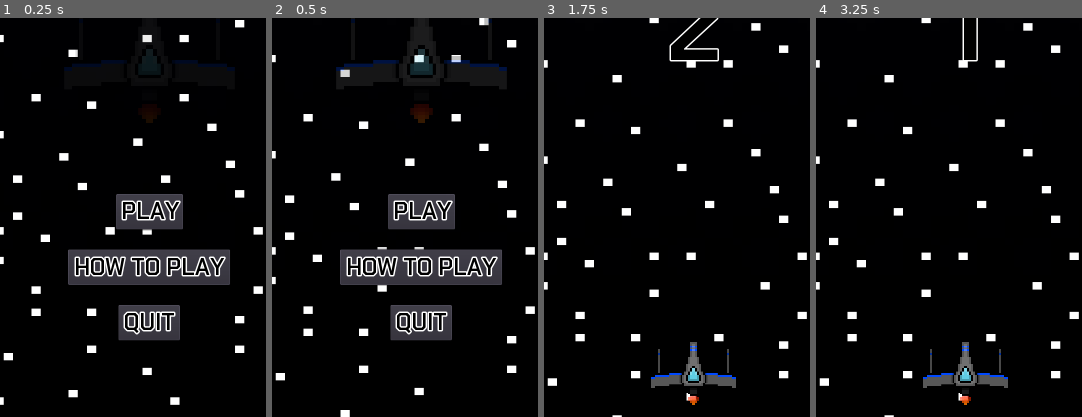
Above: before the commit, frames 1-4 (left to right).
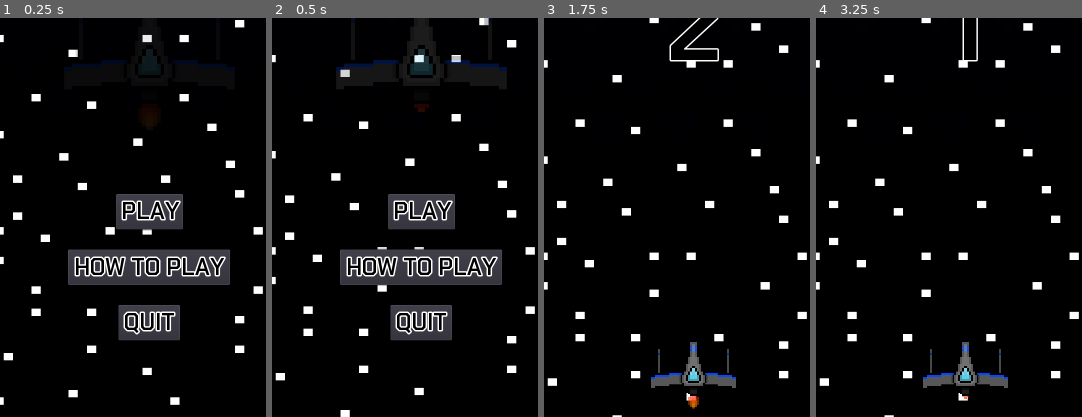
Above: after the commit, the same moments.

Repository: Cecilist/Final-BossFightBulletShooter
Game: Godot game, scene res://src/MainMenu.tscn
Two runs of this game, one before a commit and one after it. Both use one fixed random seed, a clock stepped at 60 frames per second and the inputs below.
Inputs:
- Up to frame 1 (0.25 s): no input
- Up to frame 2 (0.5 s): no input
- Up to frame 3 (1.75 s): click "PLAY" at 0.5 s; tap Enter (play_game) at 1.25 s; hold D (move_right) from 1.28 s (still down); hold Space (shoot) from 1.28 s (still down)
- Up to frame 4 (3.25 s): release D (move_right) at 2.03 s; release Space (shoot) at 2.03 s; hold S (move_down) 2.03-2.78 s; tap Enter (play_game) at 2.1 s; tap Space (shoot) at 2.3 s; hold D (move_right) from 2.78 s (still down); hold Space (shoot) from 2.78 s (still down)
The pictures show only the part of the screen within x 22-72%, y 49-99%; the shares and areas given below are measured in that part.

The runs differ from the first frame. In frame 2, 0.2% of the frame differs, in the area x 51-61%, y 22-27%; in frame 3, less than 0.1%; in frame 4, less than 0.1%.

Commit message:
Despawn bullets when they are no longer needed

Diff:
--- a/project/src/Boss.gd
+++ b/project/src/Boss.gd
@@ -53,5 +53,7 @@
 
 
 # Lowers the boss's health if they are hit
-func _on_Area2D_area_entered(_area):
+#  and removes the bullets that hit them
+func _on_Area2D_area_entered(area):
+		area.queue_free()
 		boss_health -= 10
--- a/project/src/Level.gd
+++ b/project/src/Level.gd
@@ -179,3 +179,8 @@
 func _on_QuitButton_pressed():
 	if won_game == true || game_over == true:
 		get_tree().quit()
+
+
+# Once the bullets are offscreen, they are removed from the game
+func _on_BulletDespawnPoint_area_entered(area):
+	area.queue_free()
--- a/project/src/Level.tscn
+++ b/project/src/Level.tscn
@@ -73,6 +73,9 @@
 size = 128
 outline_size = 2
 font_data = ExtResource( 8 )
+
+[sub_resource type="RectangleShape2D" id=15]
+extents = Vector2( 452.637, 10 )
 
 [node name="Level" type="Node2D"]
 pause_mode = 2
@@ -368,6 +371,16 @@
 [node name="UnpauseTimer" type="Timer" parent="Timers"]
 wait_time = 3.0
 one_shot = true
+
+[node name="BulletDespawnPoint" type="Area2D" parent="."]
+
+[node name="CollisionShape2D" type="CollisionShape2D" parent="BulletDespawnPoint"]
+position = Vector2( 360.338, -62.9961 )
+shape = SubResource( 15 )
+
+[node name="CollisionShape2D2" type="CollisionShape2D" parent="BulletDespawnPoint"]
+position = Vector2( 360.338, 1138.97 )
+shape = SubResource( 15 )
 
 [connection signal="pressed" from="Overlay/PauseMenu/InGameResumeButton" to="." method="_on_InGameResumeButton_pressed"]
 [connection signal="pressed" from="Overlay/PauseMenu/InGameRestartButton" to="." method="_on_InGameRestartButton_pressed"]
@@ -377,3 +390,4 @@
 [connection signal="pressed" from="Overlay/EndButtons/ToMenuButton" to="." method="_on_ToMenuButton_pressed"]
 [connection signal="pressed" from="Overlay/EndButtons/QuitButton" to="." method="_on_QuitButton_pressed"]
 [connection signal="timeout" from="Timers/UnpauseTimer" to="." method="_on_UnpauseTimer_timeout"]
+[connection signal="area_entered" from="BulletDespawnPoint" to="." method="_on_BulletDespawnPoint_area_entered"]
--- a/project/src/MainMenu.tscn
+++ b/project/src/MainMenu.tscn
@@ -92,6 +92,7 @@
 scale = Vector2( 0.5, 0.5 )
 frames = SubResource( 6 )
 animation = "flying"
+frame = 1
 playing = true
 
 [node name="PlayButton" type="Button" parent="."]
--- a/project/src/Player.gd
+++ b/project/src/Player.gd
@@ -93,8 +93,10 @@
 
 
 # Reduces the player's health if they are hit
-func _on_Hitbox_area_entered(_area) -> void:
+#  and removes the bullets that hit them
+func _on_Hitbox_area_entered(area) -> void:
 	if _player_invulnerable == false:
+		area.queue_free()
 		_remaining_player_health -= 10
 		_player_invulnerable = true
 		$ShipSprite.play("damaged")
--- a/project/src/Player.tscn
+++ b/project/src/Player.tscn
@@ -46,7 +46,7 @@
 [node name="ExhaustSprite" type="AnimatedSprite" parent="."]
 frames = SubResource( 1 )
 animation = "flying"
-frame = 1
+frame = 2
 playing = true
 
 [node name="ShipSprite" type="AnimatedSprite" parent="."]
Not shown: 1 places in project/src/Level.tscn that only renumber resources
